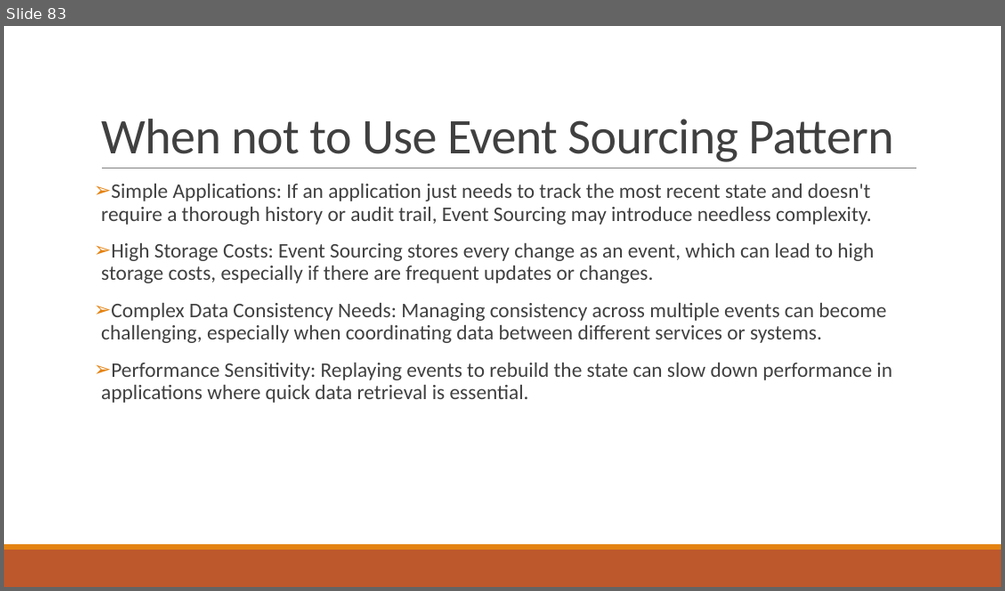
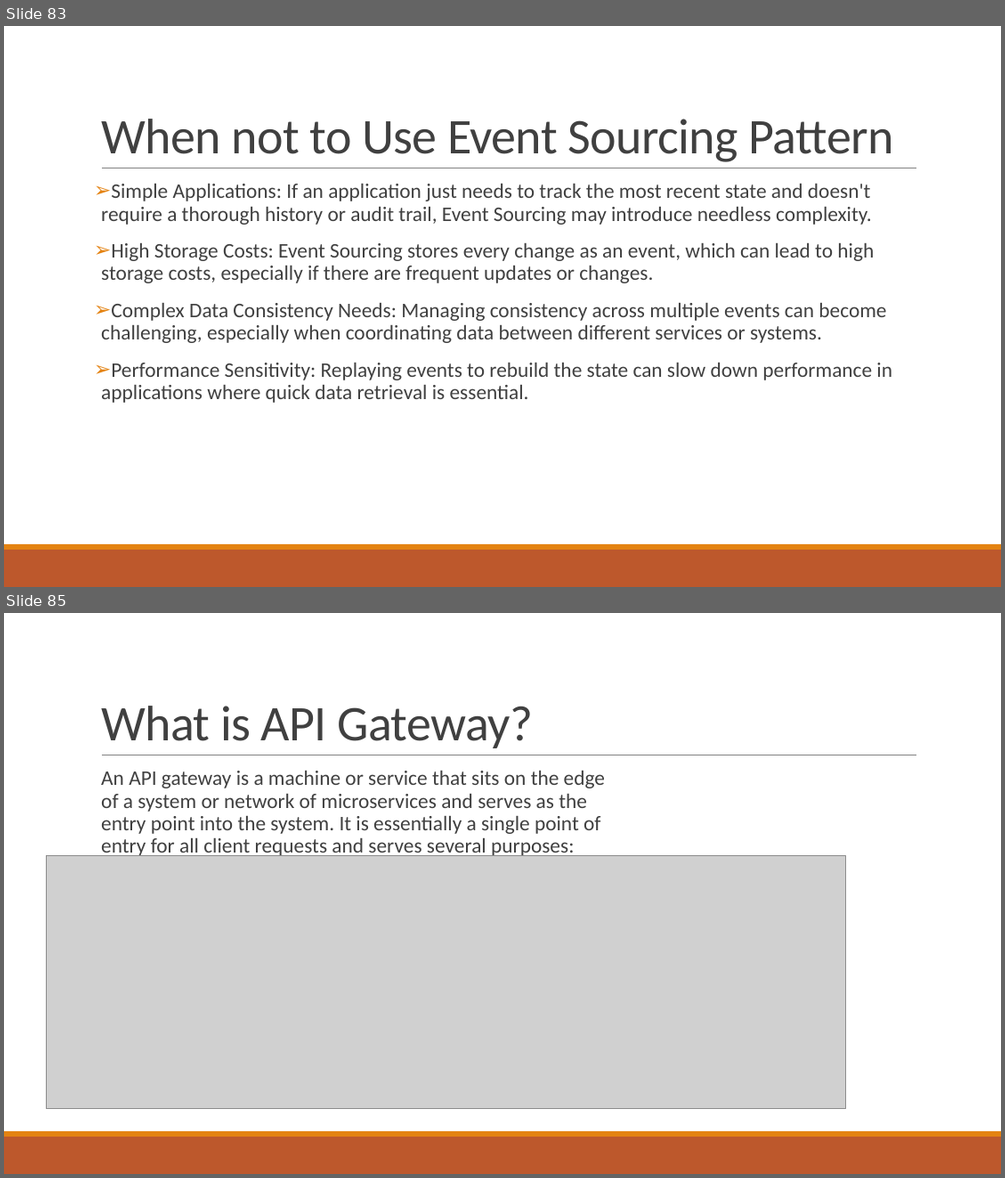
Before and after one commit to Sujatabatra/ThalesAug2025, a slide deck: Microservice Design Patterns.pptx. Shown one above the other, each under a label of ours: slide 83 before the commit, slides 83 and 85 after it; the slides between them are not shown. The pictures are 1005x591 and 1005x1178 pixels, drawn with LibreOffice and Linux fonts; fonts in the diff are those of the drawing; grey boxes stand for pictures. Boxes give left, top, right and bottom in pixels: in the first picture for what was removed or moved away, otherwise in the second. Text is boxed around its words. In the diff, an @@ line names an element or a change of style, - is before the commit and + after.

```diff
--- a/Microservice Design Patterns.pptx
+++ b/Microservice Design Patterns.pptx
@@ slide 85 added at (4, 613, 1001, 1174), background #FFFFFF; not listed: 3 template elements that a slide beside it also shows @@
@@ title added at (101, 706, 534, 748), 48 pt, text #404040 @@
+What is API Gateway?
@@ text added at (101, 771, 605, 858), 20 pt, text #404040 @@
+  An API gateway is a machine or service that sits on the edge of a system or network of microservices and serves as the entry point into the system. It is essentially a single point of entry for all client requests and serves several purposes:
@@ picture added at (47, 855, 846, 1108) @@
```
Also in this commit, not shown: 72 other slides added.
